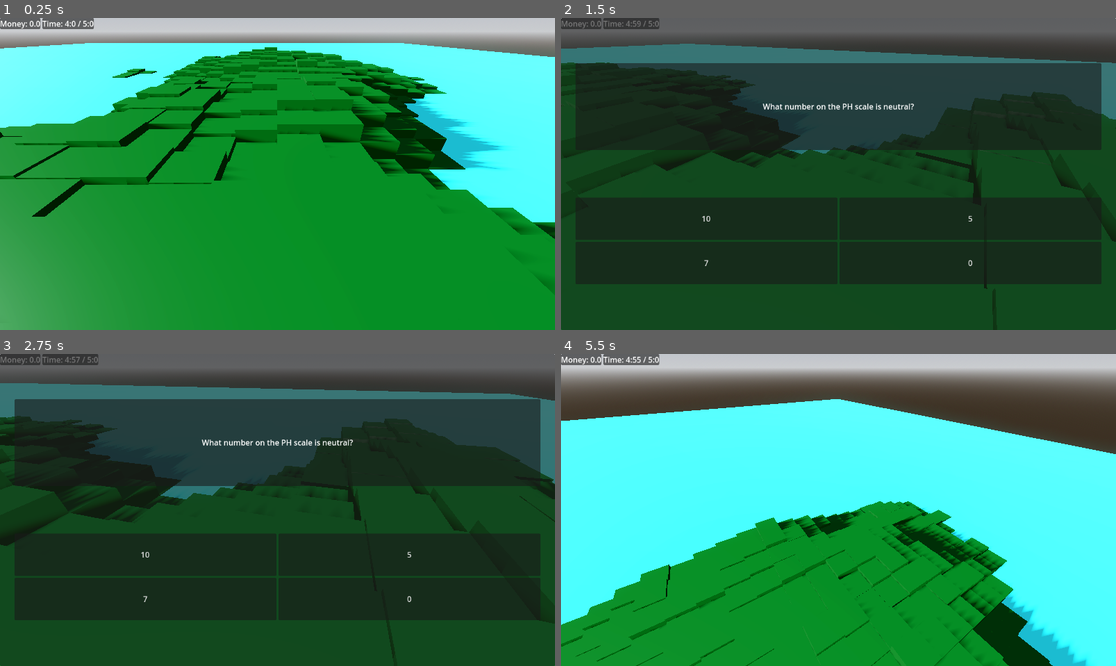
Above: before the commit, frames 1-4 (two rows, left to right).
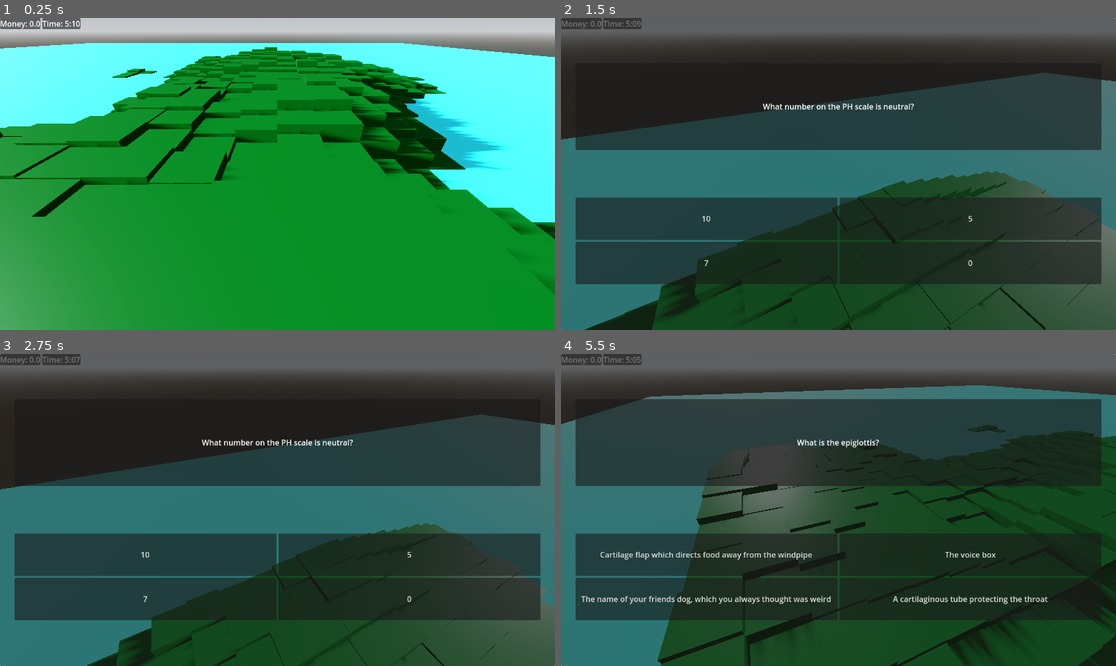
Above: after the commit, the same moments.

Repository: SnappyTheKing/Science-City-builder
Game: Godot game, scene res://Scenes/Game.tscn
Two runs of this game, one before a commit and one after it. Both use one fixed random seed, a clock stepped at 60 frames per second and the inputs below.
Inputs (mouse positions are in pixels of both pictures, inside the frame that each line leads up to):
- Up to frame 1 (0.25 s): no input
- Up to frame 2 (1.5 s): tap Enter at 0.5 s; move the mouse to (960, 158) at 0.52 s; hold E (rotate_right, bound only before the commit) 0.53-1.28 s; hold Right mouse button (rotate, bound only after the commit) 0.53-1.28 s; click (960, 158) at 0.67 s; move the mouse to (727, 189) at 1.27 s; hold Q (down, bound only after the commit) from 1.28 s (still down); right-click (727, 189) at 1.35 s; click (727, 189) at 1.42 s
- Up to frame 3 (2.75 s): move the mouse to (333, 441) at 2.02 s; release Q (down, bound only after the commit) at 2.03 s; hold E (rotate_right, bound only before the commit) from 2.03 s (still down); hold Right mouse button (rotate, bound only after the commit) from 2.03 s (still down); click (333, 441) at 2.17 s
- Up to frame 4 (5.5 s): move the mouse to (810, 572) at 2.77 s; release E (rotate_right, bound only before the commit) at 2.78 s; release Right mouse button (rotate, bound only after the commit) at 2.78 s; hold Space (up, bound only before the commit) 2.78-3.53 s; right-click (810, 572) at 2.85 s; click (810, 572) at 2.92 s; move the mouse to (1005, 556) at 3.52 s; hold Right mouse button (rotate, bound only after the commit) 3.53-4.28 s; hold A (left) 3.53-5.03 s; click (1005, 556) at 3.67 s; move the mouse to (672, 463) at 4.27 s; right-click (672, 463) at 4.35 s; click (672, 463) at 4.42 s; move the mouse to (866, 510) at 5.02 s; hold Q (down, bound only after the commit) from 5.03 s (still down); hold Right mouse button (rotate, bound only after the commit) from 5.03 s (still down); click (866, 510) at 5.17 s

The runs differ from the first frame. In frame 1, 0.1% of the frame differs, in the area x 11-17%, y 0-4%; in frame 2, 52%; in frame 3, 60%; in frame 4, 96%, in the area x 0-100%, y 0-100%.

Commit message:
camera is vibin

Diff:
--- /dev/null
+++ b/science-game/Assets/Customs/Small-Park.tscn
@@ -0,0 +1,59 @@
+[gd_scene load_steps=5 format=3 uid="uid://bqth1i1nu6ca1"]
+
+[ext_resource type="PackedScene" uid="uid://bojnd7ldjxb4k" path="res://Assets/Residential/path-stones-messy.glb" id="1_wgb4n"]
+[ext_resource type="PackedScene" uid="uid://cfuupj2yy16yk" path="res://Assets/Residential/planter.glb" id="2_7ps81"]
+[ext_resource type="PackedScene" uid="uid://bbq3qb466mntj" path="res://Assets/Residential/tree-small.glb" id="3_ipptw"]
+[ext_resource type="PackedScene" uid="uid://bx0je6160v6l5" path="res://Assets/Residential/tree-large.glb" id="4_qq82r"]
+
+[node name="SmallPark" type="Node3D"]
+
+[node name="path-stones-messy3" parent="." instance=ExtResource("1_wgb4n")]
+transform = Transform3D(2, 0, 0, 0, 2, 0, 0, 0, 2, 0, 0, 1.5)
+
+[node name="path-stones-messy4" parent="." instance=ExtResource("1_wgb4n")]
+transform = Transform3D(1.7319635, 0, -1.0001512, 0, 2, 0, 1.0001512, 0, 1.7319635, 0.2520517, 0, 0.7299639)
+
+[node name="planter2" parent="." instance=ExtResource("2_7ps81")]
+transform = Transform3D(1.2400237, 0, -1.5691849, 0, 2, 0, 1.5691849, 0, 1.2400237, -0.38799322, 0, -0.03006351)
+
+[node name="path-stones-messy5" parent="." instance=ExtResource("1_wgb4n")]
+transform = Transform3D(-1.9533446, 0, 0.4294706, 0, 2, 0, -0.4294706, 0, -1.9533446, 0.5572195, 0, -0.027015835)
+
+[node name="path-stones-messy6" parent="." instance=ExtResource("1_wgb4n")]
+transform = Transform3D(1.8075955, 0, 1.0689237, 0, 2.1, 0, -1.0689237, 0, 1.8075955, 0.4584738, 0, -0.76132756)
+
+[node name="tree-small2" parent="." instance=ExtResource("3_ipptw")]
+transform = Transform3D(1, 0, 0, 0, 1, 0, 0, 0, 1, -1.3327345, 0, -0.39724886)
+
+[node name="tree-small3" parent="." instance=ExtResource("3_ipptw")]
+transform = Transform3D(1, 0, 0, 0, 1, 0, 0, 0, 1, -1.3352948, 0, -1.011515)
+
+[node name="tree-large2" parent="." instance=ExtResource("4_qq82r")]
+transform = Transform3D(1, 0, 0, 0, 1, 0, 0, 0, 1, -0.9611815, 0, -0.6643015)
+
+[node name="tree-small4" parent="." instance=ExtResource("3_ipptw")]
+transform = Transform3D(1, 0, 0, 0, 1, 0, 0, 0, 1, 1.202459, 0, 1.171532)
+
+[node name="tree-large3" parent="." instance=ExtResource("4_qq82r")]
+transform = Transform3D(1, 0, 0, 0, 1, 0, 0, 0, 1, 0.87530243, 0, 1.1928431)
+
+[node name="tree-small5" parent="." instance=ExtResource("3_ipptw")]
+transform = Transform3D(1, 0, 0, 0, 1, 0, 0, 0, 1, 1.2038393, 0, 0.88287675)
+
+[node name="path-stones-messy7" parent="." instance=ExtResource("1_wgb4n")]
+transform = Transform3D(1.0102605, 0, 1.7260863, 0, 2, 0, -1.7260863, 0, 1.0102605, -0.06828737, 0, -1.365209)
+
+[node name="path-stones-messy8" parent="." instance=ExtResource("1_wgb4n")]
+transform = Transform3D(0.12195772, 0, 1.9962782, 0, 2, 0, -1.9962782, 0, 0.12195772, -0.81778884, 0, -1.6538824)
+
+[node name="path-stones-messy9" parent="." instance=ExtResource("1_wgb4n")]
+transform = Transform3D(0.039651588, 0, 1.9996071, 0, 2, 0, -1.9996071, 0, 0.039651588, -1.5867794, 0, -1.6972646)
+
+[node name="tree-small6" parent="." instance=ExtResource("3_ipptw")]
+transform = Transform3D(1, 0, 0, 0, 1, 0, 0, 0, 1, 1.202459, 0, -1.1715862)
+
+[node name="tree-large4" parent="." instance=ExtResource("4_qq82r")]
+transform = Transform3D(1, 0, 0, 0, 1, 0, 0, 0, 1, 0.87530243, 0, -1.1502751)
+
+[node name="tree-small7" parent="." instance=ExtResource("3_ipptw")]
+transform = Transform3D(1, 0, 0, 0, 1, 0, 0, 0, 1, 1.2038393, 0, -1.4602414)
--- /dev/null
+++ b/science-game/Assets/Customs/monument.tscn
@@ -0,0 +1,63 @@
+[gd_scene load_steps=7 format=3 uid="uid://bfdy5c3frii3c"]
+
+[ext_resource type="PackedScene" uid="uid://q8pthkaoh7rl" path="res://Assets/Imported/low-poly_statue.glb" id="1_0oney"]
+[ext_resource type="PackedScene" uid="uid://cwwhss2t8bw37" path="res://Assets/Residential/path-stones-long.glb" id="2_ur76r"]
+[ext_resource type="PackedScene" uid="uid://bi1338muntm2f" path="res://Assets/Imported/bench.tscn" id="3_humof"]
+[ext_resource type="PackedScene" uid="uid://bx0je6160v6l5" path="res://Assets/Residential/tree-large.glb" id="4_5t0n5"]
+[ext_resource type="PackedScene" uid="uid://bbq3qb466mntj" path="res://Assets/Residential/tree-small.glb" id="5_l6fl2"]
+
+[sub_resource type="BoxMesh" id="BoxMesh_6kmgf"]
+
+[node name="Monument" type="Node3D"]
+
+[node name="Sketchfab_Scene2" parent="." instance=ExtResource("1_0oney")]
+transform = Transform3D(0.2, 0, 0, 0, 0.2, 0, 0, 0, 0.2, -0.44, 0, 0.55)
+
+[node name="MeshInstance3D" type="MeshInstance3D" parent="."]
+transform = Transform3D(1.5, 0, 0, 0, 0.3, 0, 0, 0, 1.5, 0, 0.15, 0)
+mesh = SubResource("BoxMesh_6kmgf")
+
+[node name="path-stones-long2" parent="." instance=ExtResource("2_ur76r")]
+transform = Transform3D(3, 0, 0, 0, 3, 0, 0, 0, 3, 0, 0, 1.3)
+
+[node name="16452WoodenBenchNew" parent="." instance=ExtResource("3_humof")]
+transform = Transform3D(-0.17933284, 0.08854227, 3.8703054e-09, 0, -8.742278e-09, 0.2, 0.08854227, 0.17933284, 7.838888e-09, 0.93014264, 2.3841858e-07, 1.3525829)
+
+[node name="16452WoodenBenchNew2" parent="." instance=ExtResource("3_humof")]
+transform = Transform3D(-0.18757778, -0.06938712, -3.0330072e-09, 6.331244e-16, -8.742276e-09, 0.19999999, -0.06938712, 0.18757778, 8.199287e-09, -0.92416835, 2.3841858e-07, 1.2978797)
+
+[node name="tree-large2" parent="." instance=ExtResource("4_5t0n5")]
+transform = Transform3D(1.5, 0, 0, 0, 1.5, 0, 0, 0, 1.5, -1.2649094, 0, -1.366498)
+
+[node name="tree-small2" parent="." instance=ExtResource("5_l6fl2")]
+transform = Transform3D(1, 0, 0, 0, 1, 0, 0, 0, 1, -1.5715561, 0, -1.0424051)
+
+[node name="tree-large3" parent="." instance=ExtResource("4_5t0n5")]
+transform = Transform3D(1, 0, 0, 0, 1, 0, 0, 0, 1, -1.6027377, 0, -1.5890615)
+
+[node name="tree-large4" parent="." instance=ExtResource("4_5t0n5")]
+transform = Transform3D(1.5, 0, 0, 0, 1.5, 0, 0, 0, 1.5, 1.6267294, 0, -0.5467235)
+
+[node name="tree-small3" parent="." instance=ExtResource("5_l6fl2")]
+transform = Transform3D(1, 0, 0, 0, 1, 0, 0, 0, 1, 1.3200827, 0, -0.22263062)
+
+[node name="tree-large5" parent="." instance=ExtResource("4_5t0n5")]
+transform = Transform3D(1, 0, 0, 0, 1, 0, 0, 0, 1, 1.2889011, 0, -0.769287)
+
+[node name="tree-large2" parent="tree-large5" instance=ExtResource("4_5t0n5")]
+transform = Transform3D(1.5, 0, 0, 0, 1.5, 0, 0, 0, 1.5, -2.341014, 0, 0.84605753)
+
+[node name="tree-small2" parent="tree-large5" instance=ExtResource("5_l6fl2")]
+transform = Transform3D(1, 0, 0, 0, 1, 0, 0, 0, 1, -2.6476607, 0, 1.1701505)
+
+[node name="tree-large3" parent="tree-large5" instance=ExtResource("4_5t0n5")]
+transform = Transform3D(1, 0, 0, 0, 1, 0, 0, 0, 1, -2.6788425, 0, 0.62349427)
+
+[node name="tree-large6" parent="." instance=ExtResource("4_5t0n5")]
+transform = Transform3D(1.5, 0, 0, 0, 1.5, 0, 0, 0, 1.5, 0.9324132, 0, -1.366498)
+
+[node name="tree-small4" parent="." instance=ExtResource("5_l6fl2")]
+transform = Transform3D(1, 0, 0, 0, 1, 0, 0, 0, 1, -0.37329882, 0, -1.6258221)
+
+[node name="tree-large7" parent="." instance=ExtResource("4_5t0n5")]
+transform = Transform3D(1, 0, 0, 0, 1, 0, 0, 0, 1, 0.20250618, 0, -1.1638781)
--- /dev/null
+++ b/science-game/Assets/Imported/bench.tscn
@@ -0,0 +1,11 @@
+[gd_scene load_steps=3 format=3 uid="uid://bi1338muntm2f"]
+
+[ext_resource type="ArrayMesh" uid="uid://c5tt57g0qimbw" path="res://Assets/Imported/16452_WoodenBench_NEW.obj" id="1_k7puw"]
+
+[sub_resource type="StandardMaterial3D" id="StandardMaterial3D_aju5g"]
+albedo_color = Color(0.6365158, 0.3788608, 0.17032999, 1)
+
+[node name="16452WoodenBenchNew" type="MeshInstance3D"]
+transform = Transform3D(1, 0, 0, 0, -4.371139e-08, 1, 0, -1, -4.371139e-08, 0, 0, 0)
+mesh = ExtResource("1_k7puw")
+surface_material_override/0 = SubResource("StandardMaterial3D_aju5g")
--- a/science-game/Scenes/Buildings/Factory3.tres
+++ b/science-game/Scenes/Buildings/Factory3.tres
@@ -1,6 +1,6 @@
 [gd_resource type="Resource" script_class="Factory" load_steps=5 format=3 uid="uid://1d5nhneeflin"]
 
-[ext_resource type="PackedScene" uid="uid://dbnu0up6q802h" path="res://Assets/Nuclear.tscn" id="1_52bef"]
+[ext_resource type="PackedScene" uid="uid://dbnu0up6q802h" path="res://Assets/Customs/Nuclear.tscn" id="1_52bef"]
 [ext_resource type="Script" uid="uid://cb8jm0xa66ppo" path="res://Scripts/Resources/factory_class.gd" id="1_qre2m"]
 [ext_resource type="Resource" uid="uid://cdffg3702isks" path="res://Scenes/Question_Packs/Physics-Hard.tres" id="2_0h3wa"]
 [ext_resource type="Script" uid="uid://cdflcmlgts2l2" path="res://Scripts/Resources/building_class.gd" id="2_52bef"]
--- a/science-game/Scenes/Buildings/Park1.tres
+++ b/science-game/Scenes/Buildings/Park1.tres
@@ -1,7 +1,7 @@
 [gd_resource type="Resource" script_class="Park" load_steps=6 format=3 uid="uid://c88acopjpyj32"]
 
 [ext_resource type="Script" uid="uid://bfe0xkfi3chv6" path="res://Scripts/Resources/park_class.gd" id="1_kv6uf"]
-[ext_resource type="PackedScene" uid="uid://bbq3qb466mntj" path="res://Assets/Residential/tree-small.glb" id="1_v4c67"]
+[ext_resource type="PackedScene" uid="uid://bqth1i1nu6ca1" path="res://Assets/Customs/Small-Park.tscn" id="1_vopkk"]
 [ext_resource type="Script" uid="uid://cdflcmlgts2l2" path="res://Scripts/Resources/building_class.gd" id="2_6rekf"]
 [ext_resource type="Resource" uid="uid://c3d2opnpmynq0" path="res://Scenes/Question_Packs/Biology.tres" id="2_vopkk"]
 [ext_resource type="Resource" uid="uid://kggcv7hhgwxt" path="res://Scenes/Buildings/Park2.tres" id="4_vopkk"]
@@ -10,7 +10,7 @@
 script = ExtResource("1_kv6uf")
 name = "Small Park"
 question_pack = ExtResource("2_vopkk")
-model = Array[PackedScene]([ExtResource("1_v4c67")])
+model = Array[PackedScene]([ExtResource("1_vopkk")])
 upgrades = Array[ExtResource("2_6rekf")]([ExtResource("4_vopkk")])
 upgrade_cost = 50
 metadata/_custom_type_script = "uid://bfe0xkfi3chv6"
--- a/science-game/Scenes/Buildings/Park3.tres
+++ b/science-game/Scenes/Buildings/Park3.tres
@@ -1,7 +1,7 @@
 [gd_resource type="Resource" script_class="Park" load_steps=5 format=3 uid="uid://wxp50qekwq7s"]
 
 [ext_resource type="Script" uid="uid://bfe0xkfi3chv6" path="res://Scripts/Resources/park_class.gd" id="1_axntf"]
-[ext_resource type="PackedScene" uid="uid://cfuupj2yy16yk" path="res://Assets/Residential/planter.glb" id="1_i7wss"]
+[ext_resource type="PackedScene" uid="uid://bfdy5c3frii3c" path="res://Assets/Customs/monument.tscn" id="1_sla31"]
 [ext_resource type="Script" uid="uid://cdflcmlgts2l2" path="res://Scripts/Resources/building_class.gd" id="2_i7wss"]
 [ext_resource type="Resource" uid="uid://dxcbl0u4t6ii0" path="res://Scenes/Question_Packs/Biology-Hard.tres" id="2_sla31"]
 
@@ -10,6 +10,6 @@
 discount = 25.0
 name = "National Monument"
 question_pack = ExtResource("2_sla31")
-model = Array[PackedScene]([ExtResource("1_i7wss")])
+model = Array[PackedScene]([ExtResource("1_sla31")])
 upgrade_cost = -1
 metadata/_custom_type_script = "uid://bfe0xkfi3chv6"
--- a/science-game/Scenes/Buildings/Store3.tres
+++ b/science-game/Scenes/Buildings/Store3.tres
@@ -5,7 +5,7 @@
 [ext_resource type="PackedScene" uid="uid://dovr1ulyixmgk" path="res://Assets/Comercial/building-skyscraper-d.glb" id="2_r0dc0"]
 [ext_resource type="Script" uid="uid://cdflcmlgts2l2" path="res://Scripts/Resources/building_class.gd" id="2_rxpk3"]
 [ext_resource type="PackedScene" uid="uid://cm5xabau0u6ts" path="res://Assets/Comercial/building-skyscraper-e.glb" id="3_01a08"]
-[ext_resource type="Resource" uid="uid://onwwm866g501" path="res://Scenes/Question_Packs/Climate-Hard.tres" id="4_r0dc0"]
+[ext_resource type="Resource" uid="uid://be840pnskgoil" path="res://Scenes/Question_Packs/Chemistry-Hard.tres" id="4_r0dc0"]
 
 [resource]
 script = ExtResource("1_paq1i")
--- a/science-game/Scenes/Buildings/house.tres
+++ b/science-game/Scenes/Buildings/house.tres
@@ -17,6 +17,6 @@
 name = "House"
 question_pack = ExtResource("3_5uyjy")
 model = Array[PackedScene]([ExtResource("1_vn72e"), ExtResource("2_pjmxs")])
-upgrades = Array[ExtResource("4_8228p")]([ExtResource("5_gwwjy"), ExtResource("6_mvc3e"), ExtResource("7_5uyjy"), ExtResource("8_2etx0")])
+upgrades = Array[ExtResource("4_8228p")]([ExtResource("5_gwwjy"), ExtResource("7_5uyjy"), ExtResource("8_2etx0"), ExtResource("6_mvc3e")])
 upgrade_cost = 10
 metadata/_custom_type_script = "uid://dceowduh476bp"
--- a/science-game/Scripts/building.gd
+++ b/science-game/Scripts/building.gd
@@ -11,6 +11,7 @@
 # Called when the node enters the scene tree for the first time.
 func _ready() -> void:
 	update()
+	rotate_y(randi_range(0, 3) * PI/2)
 	Global.count_all_stats()
 	Global.enable_tooltip(self)
 
--- a/science-game/Scripts/camera.gd
+++ b/science-game/Scripts/camera.gd
@@ -2,11 +2,14 @@
 
 # TODO Revamp so that the camera can be turned
 
+
 @export var move_speed : float = 5.0
 @export var height_speed : float = 1.0
+
 var camera_enabled: bool = true
 
 var velocity : Vector3 = Vector3.ZERO
+var mouse_movement_delta : Vector2
 
 func _ready():
 	position = Vector3(25,6,40)
@@ -17,8 +20,10 @@
 	if !camera_enabled:
 		return  # Skip movement if camera is disabled
 
+	global_rotate(Vector3(0,1,0),mouse_movement_delta.x / -180)
 	# Move the camera using WASD
 	velocity = Vector3.ZERO
+	mouse_movement_delta = Vector2.ZERO
 
 	if Input.is_action_pressed('forwards'):   # W key
 		velocity.x -= sin(rotation.y)
@@ -38,11 +43,14 @@
 	if Input.is_action_pressed('rotate_left'):  # Q key
 		rotation.y += PI/100
 
+
+
 	# Adjust height using E and Q
-	if Input.is_action_pressed('up'):  # E key
+	if Input.is_action_pressed('up') and not Input.is_action_pressed('rotate_right'):  # E key
 		velocity.y += 1
-	if Input.is_action_pressed('down'):  # Q key
+	if Input.is_action_pressed('down') and not Input.is_action_pressed('rotate_left'):  # Q key
 		velocity.y -= 1
+
 
 	# Normalize velocity to prevent diagonal speed boost
 	velocity = velocity.normalized()
@@ -54,3 +62,10 @@
 	#global_transform.origin += velocity * move_speed * delta
 	#global_transform.origin.y = clamp(global_transform.origin.y, 0.3, 10)  # Don't allow going below ground
 	#rotation_degrees += Vector3(0,)
+
+func _input(event: InputEvent) -> void:
+	if event is InputEventMouseMotion:
+		if  Input.is_action_pressed('rotate'):
+			mouse_movement_delta += event.relative
+		# Accumulate the movement from multiple events in one frame if accumulation is off
+		#rotation.y -= event.relative.x / 180
--- a/science-game/Scripts/game.gd
+++ b/science-game/Scripts/game.gd
@@ -2,7 +2,7 @@
 
 
 var tile = preload("res://Scenes/Tile.tscn")
-var noise = FastNoiseLite.new()
+@export var noise = FastNoiseLite.new()
 
 func _ready() -> void:
 	print("Game Started")
--- a/science-game/Scripts/global.gd
+++ b/science-game/Scripts/global.gd
@@ -2,10 +2,12 @@
 
 var money = 0
 
-var time = 300
+var time = 310
 var bonus_time = 0
 
 var map: Array[Tile]
+
+var odds: Array[int] = [0, 0, 0, 0, 0, 1, 1, 1, 2, 2, 2, 3, 3]
 
 var question_scene = preload("res://Scenes/question_screen.tscn")
 
--- a/science-game/Scripts/hud.gd
+++ b/science-game/Scripts/hud.gd
@@ -9,4 +9,6 @@
 	expended_time += delta
 
 	money_disp.text =  "Money: " + str(roundf(Global.money * 10) /10)
-	time_disp.text =  "Time: " + str(floori((Global.time + Global.bonus_time - expended_time)/60)) + ":" + str(roundi(Global.time + Global.bonus_time - expended_time) % 60) + " / " + str(floori((Global.time + Global.bonus_time)/60)) + ":" + str(roundi(Global.time + Global.bonus_time) % 60)
+	var formatted_time = "Time: %d:%02d" % [floori((Global.time + Global.bonus_time - expended_time)/60),roundi(Global.time + Global.bonus_time - expended_time) % 60]
+	time_disp.text =   formatted_time
+	#"Time: " + str(floori((Global.time + Global.bonus_time - expended_time)/60)) + ":" + str(roundi(Global.time + Global.bonus_time - expended_time) % 60) + " / " + str(floori((Global.time + Global.bonus_time)/60)) + ":" + str(roundi(Global.time + Global.bonus_time) % 60)
--- a/science-game/Scripts/tile.gd
+++ b/science-game/Scripts/tile.gd
@@ -14,7 +14,11 @@
 	if event is InputEventMouseButton:
 		if event.button_index == MOUSE_BUTTON_LEFT and event.pressed and position.y > 0:
 			if($Structure.get_child_count()):
-				building.chosen_upgrade = randi_range(0, len(building.building.upgrades)-1)
+				if len(building.building.upgrades) == 1:
+					building.chosen_upgrade = 0
+				else:
+					building.chosen_upgrade = Global.odds[randi_range(0, len(Global.odds)-1)]
+
 				if not building.buy_upgrade():
 					return
 			Global.ask_question(self)
--- a/science-game/project.godot
+++ b/science-game/project.godot
@@ -55,21 +55,26 @@
 }
 up={
 "deadzone": 0.2,
-"events": [Object(InputEventKey,"resource_local_to_scene":fa …(140 unchanged characters)… d":false,"keycode":0,"physical_keycode":32,"key_label":0,"unicode":32,"location":0,"echo":false,"script":null)
+"events": [Object(InputEventKey,"resource_local_to_scene":fa …(140 unchanged characters)… d":false,"keycode":0,"physical_keycode":69,"key_label":0,"unicode":101,"location":0,"echo":false,"script":null)
 ]
 }
 down={
 "deadzone": 0.2,
-"events": [Object(InputEventKey,"resource_local_to_scene":fa …(140 unchanged characters)… d":false,"keycode":0,"physical_keycode":4194325,"key_label":0,"unicode":0,"location":0,"echo":false,"script":null)
+"events": [Object(InputEventKey,"resource_local_to_scene":fa …(140 unchanged characters)… d":false,"keycode":0,"physical_keycode":81,"key_label":0,"unicode":113,"location":0,"echo":false,"script":null)
 ]
 }
 rotate_left={
 "deadzone": 0.2,
-"events": [Object(InputEventKey,"resource_local_to_scene":false,"resource_name":"","device":-1,"window_id":0,"alt_pressed":false,"shift_pressed":false,"ctrl_pressed":false,"meta_pressed":fa …(122 unchanged characters)…
+"events": [Object(InputEventKey,"resource_local_to_scene":false,"resource_name":"","device":-1,"window_id":0,"alt_pressed":false,"shift_pressed":true,"ctrl_pressed":false,"meta_pressed":fa …(122 unchanged characters)…
 ]
 }
 rotate_right={
 "deadzone": 0.2,
-"events": [Object(InputEventKey,"resource_local_to_scene":false,"resource_name":"","device":-1,"window_id":0,"alt_pressed":false,"shift_pressed":false,"ctrl_pressed":false,"meta_pressed":fa …(122 unchanged characters)…
+"events": [Object(InputEventKey,"resource_local_to_scene":false,"resource_name":"","device":-1,"window_id":0,"alt_pressed":false,"shift_pressed":true,"ctrl_pressed":false,"meta_pressed":fa …(122 unchanged characters)…
 ]
 }
+rotate={
+"deadzone": 0.2,
+"events": [Object(InputEventMouseButton,"resource_local_to_scene":false,"resource_name":"","device":-1,"window_id":0,"alt_pressed":false,"shift_pressed":false,"ctrl_pressed":false,"meta_pressed":false,"button_mask":0,"position":Vector2(0, 0),"global_position":Vector2(0, 0),"factor":1.0,"button_index":2,"canceled":false,"pressed":false,"double_click":false,"script":null)
+]
+}
Renamed: science-game/Assets/Nuclear.tscn -> science-game/Assets/Customs/Nuclear.tscn
Not shown, added: science-game/Assets/Imported/16452_WoodenBench_NEW.obj
Not shown, added: science-game/Assets/Imported/16452_WoodenBench_NEW.obj.import
Binary file added: science-game/Assets/Imported/low-poly_statue.glb
Not shown, added: science-game/Assets/Imported/low-poly_statue.glb.import
